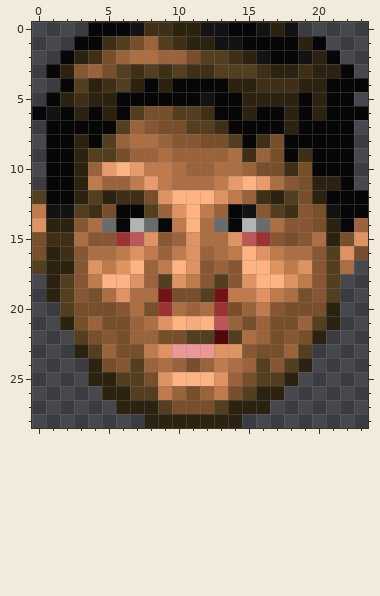
Two states of a pixel-art sprite, graphics/stfst12.png. Above, as it was before the edit.
The file is 24x29 pixels. Colours within 5 levels of each other are drawn and written as one.
Now the later version:
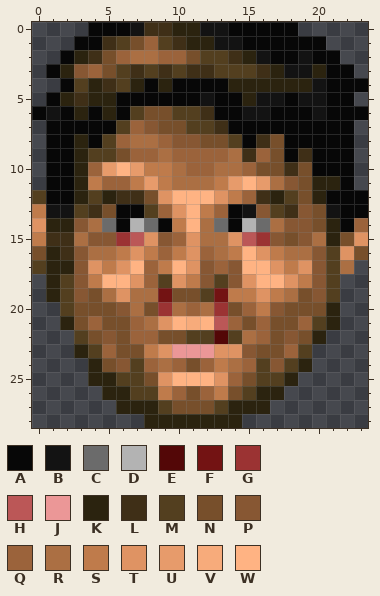
Palette (. is transparent): A #070707  B #131313  C #6b6b6b  D #b3b3b3  E #530707  F #731313  G #9b3333  H #bb5757  J #eb9797  K #2b230f  L #3f2f17  M #533f1f  N #774f2b  P #875733  Q #9b633b  R #ab6f43  S #bf7b4b  T #df9363  U #e79b6b  V #f7ab7b  W #ffb383
From old to new:
{"y":0,"x":16,"old":"BKB","new":"AAA"}
{"y":1,"x":19,"old":"K","new":"A"}
{"y":2,"x":20,"old":"K","new":"A"}
{"y":3,"x":18,"old":"KL","new":"BB"}
{"y":3,"x":21,"old":"K","new":"A"}
{"y":4,"x":16,"old":"LLL","new":"KKK"}
{"y":4,"x":20,"old":"K","new":"B"}
{"y":5,"x":16,"old":"KKKAK","new":"BBABB"}
{"y":6,"x":15,"old":"KA","new":"BB"}
{"y":6,"x":18,"old":"K","new":"A"}
{"y":6,"x":20,"old":"K","new":"B"}
{"y":7,"x":18,"old":"K","new":"A"}
{"y":15,"x":0,"old":"N","new":"S"}
{"label":"changed","picture_box":[242,22,340,134]}
{"label":"changed","picture_box":[32,232,46,246]}
